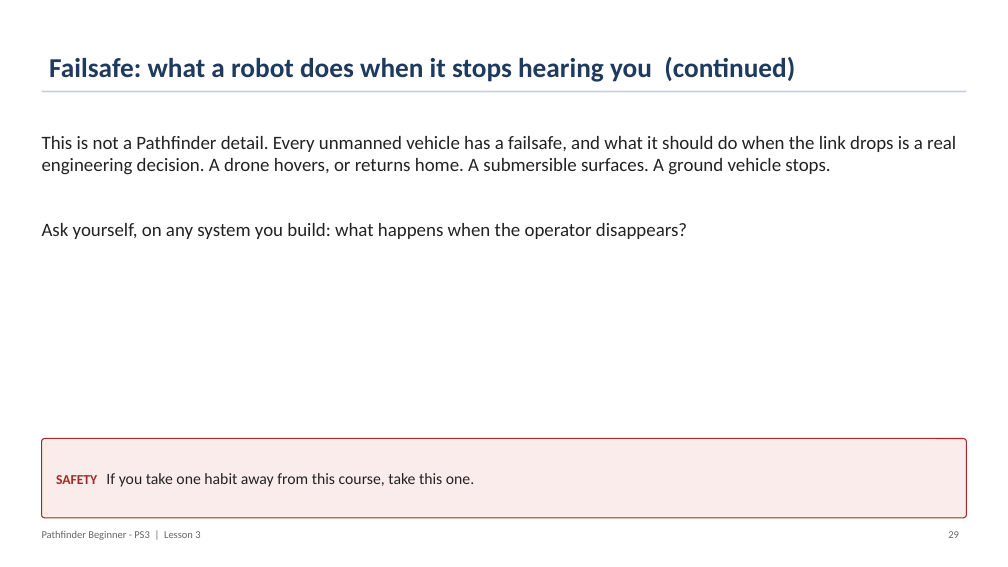
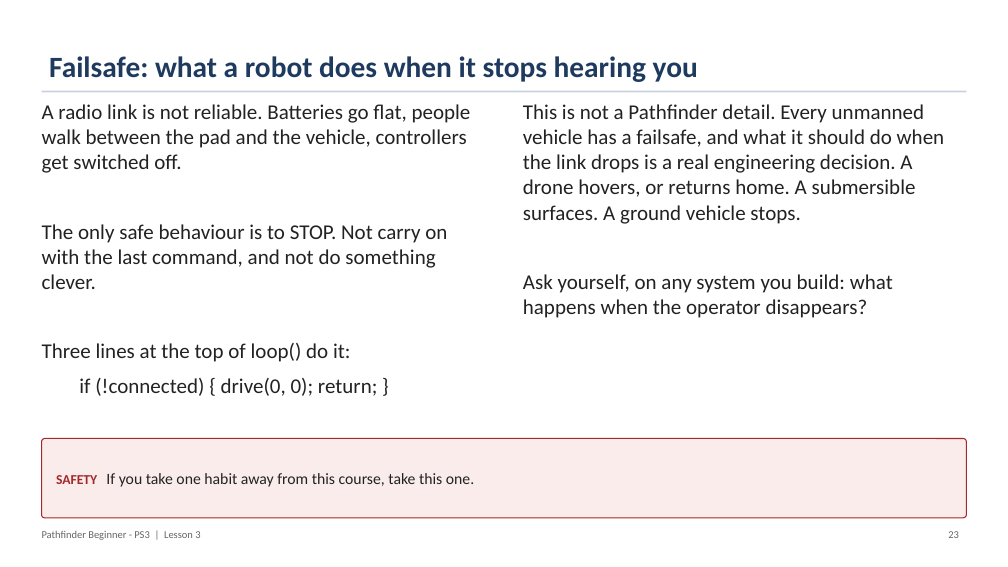
Before and after one commit to PorpoiseRobotics/porpoise-robotics, a slide deck: slide 24 of ground-vehicle/docs/courses/beginner-ps3/l3_controller_programming.pptx (slide 30 before the commit). Drawn at 1008x567 pixels with LibreOffice and Linux fonts; fonts in the diff are those of the drawing. Boxes give left, top, right and bottom in pixels: in the first picture for what was removed or moved away, otherwise in the second. Text is boxed around its words. In the diff, an @@ line names an element or a change of style, - is before the commit and + after.

```diff
--- a/ground-vehicle/docs/courses/beginner-ps3/l3_controller_programming.pptx
+++ b/ground-vehicle/docs/courses/beginner-ps3/l3_controller_programming.pptx
@@ title at bbox=[49, 56, 698, 82]: text changed; size 26 to 28 pt @@
-Failsafe: what a robot does when it stops hearing you (continued)
+Failsafe: what a robot does when it stops hearing you
@@ text added at bbox=[42, 104, 471, 396], 20 pt, text #222222 @@
+A radio link is not reliable. Batteries go flat, people walk between the pad and the vehicle, controllers get switched off.
+The only safe behaviour is to STOP. Not carry on with the last command, and not do something clever.
+Three lines at the top of loop() do it:
+  if (!connected) { drive(0, 0); return; }
@@ text "This is not a Pathfinder ...": place and size @@
-text "This is not a Pathfinder ..." at bbox=[42, 136, 956, 239]
+text "This is not a Pathfinder ..." at bbox=[523, 104, 945, 318]
@@ text "This is not a Pathfinder ..." at bbox=[523, 104, 945, 318]: size 18 to 20 pt @@
```
Also in this commit, not shown: 23 other slides changed, 6 slides removed, 15 other files.
